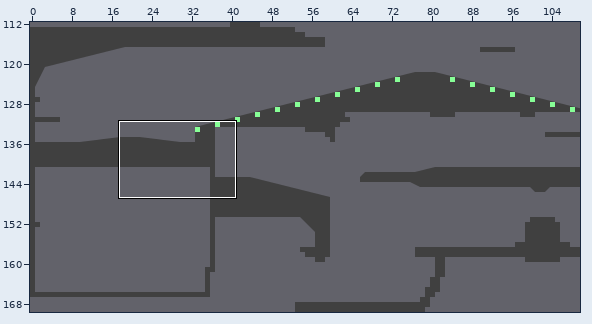
Tiled map, stored at Android/assets/maps/playground.tmx. Above, an overview of the earlier version with the close-up marked.
Close-up. The starting point:
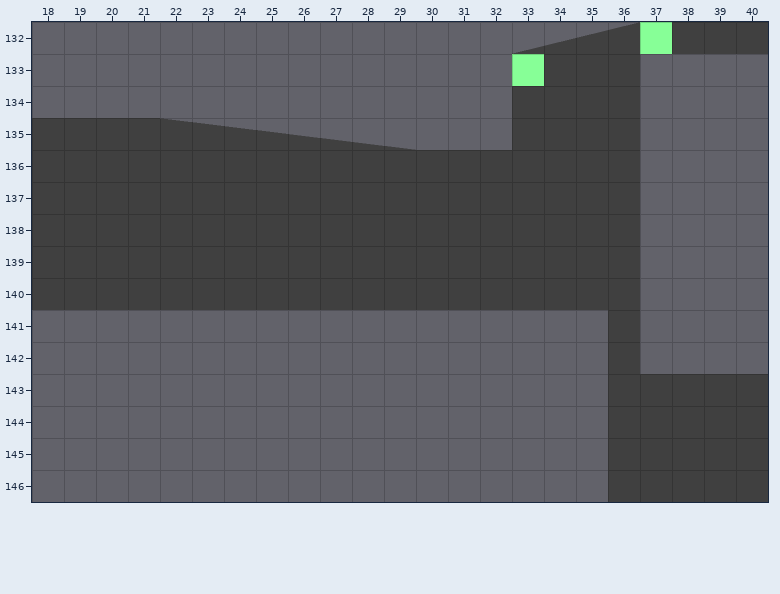
Cells are 64x64 px. Shown: x 18..40, y 132..146.
After:
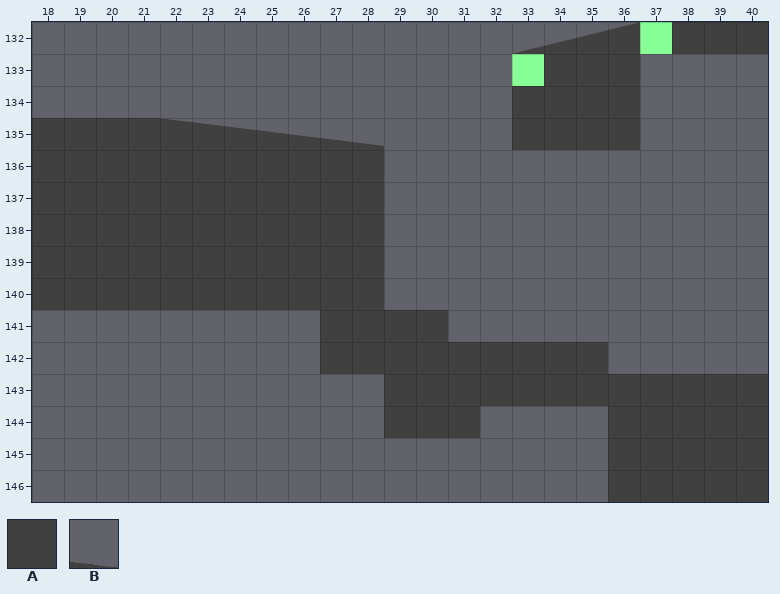
Key: from "ts_runner": A 0, B 55.
_ is an empty cell.
Tiles replaced or removed in this view: A, B.
Change:
Changed rows in their new state; . is an unchanged cell.
Layer "$c$gl":
first column x 27:
135 .._.......
136 ..________
137 ..________
138 ..________
139 ..________
140 ..________
141 AAAA....._
142 AAAAAAAAA_
143 ..AAAAAAA.
144 ..AAA.....
Pixel boxes of the changes (left, top, right, bottom) in both close-ups:
changed: (320, 146, 640, 438)
